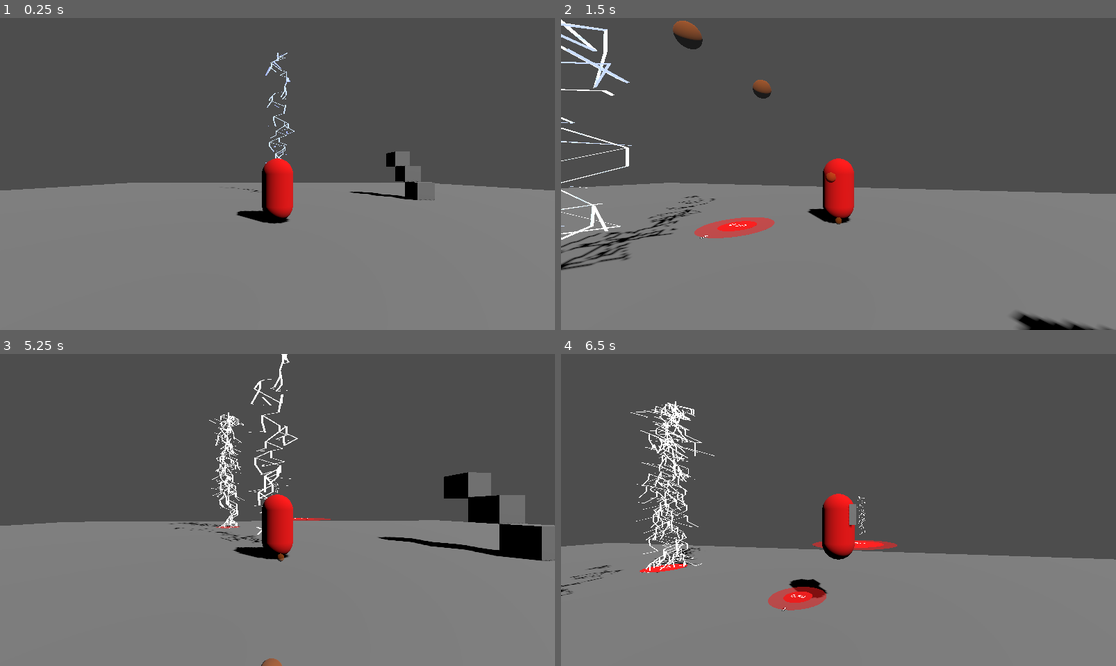
Above: before the commit, frames 1-4 (two rows, left to right).
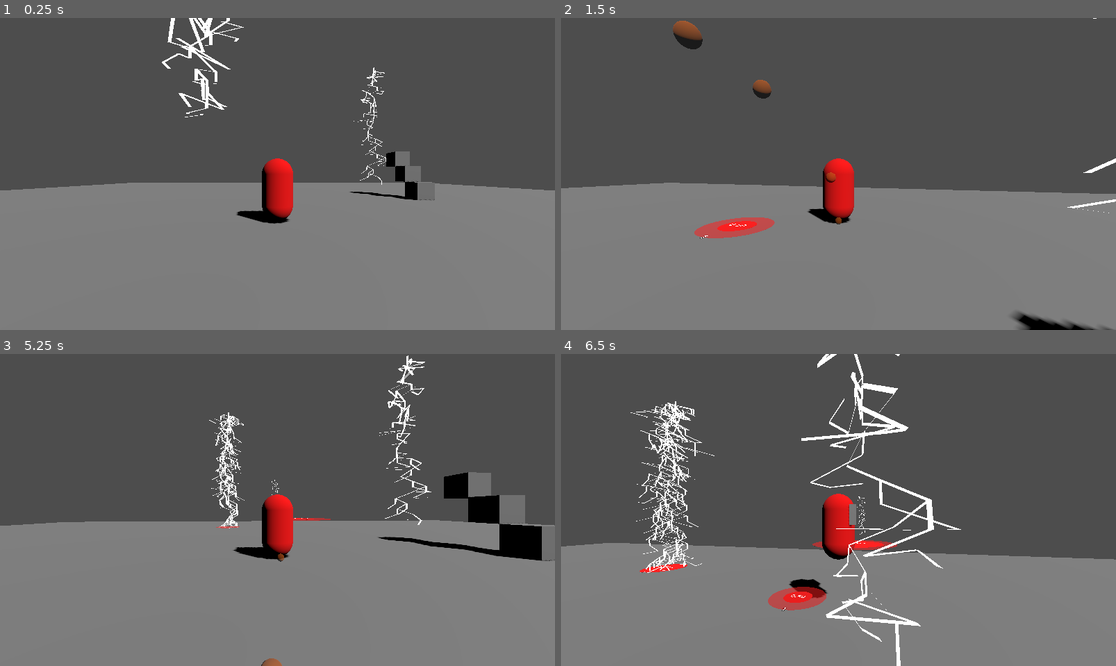
Above: after the commit, the same moments.

Repository: ZweiEuro/high_perf_cg
Game: Godot game, scene res://main_scene.tscn
Same seed, same stepped clock (60 frames per second), same inputs: the game is played once before the commit and once after it.
Inputs (mouse positions are in pixels of both pictures, inside the frame that each line leads up to):
- Up to frame 1 (0.25 s): no input
- Up to frame 2 (1.5 s): tap Enter at 0.5 s; move the mouse to (866, 174) at 0.52 s; hold W (Player Forward) from 0.53 s (still down); tap Shift (Dash) at 0.6, 1.35 s; tap Space (Player jump) at 0.77 s; move the mouse to (810, 174) at 1.27 s
- Up to frame 3 (5.25 s): keep holding W (Player Forward); tap Space (Player jump) at 1.52, 3.02, 3.77, 4.52 s; move the mouse to (288, 503) at 2.02 s; tap Shift (Dash) every 0.75 s from 2.1 to 5.1 s; move the mouse to (271, 516) at 2.77 s; move the mouse to (316, 513) at 3.52 s; move the mouse to (233, 506) at 4.27 s; tap R (Reset) at 5 s; move the mouse to (283, 510) at 5.02 s
- Up to frame 4 (6.5 s): move the mouse to (816, 503) at 5.77 s; release W (Player Forward) at 5.78 s; hold D (Player right) from 5.78 s (still down); tap Shift (Dash) at 5.85 s; tap Space (Player jump) at 6.02 s

The runs differ from the first frame. In frame 1, 1.2% of the frame differs, in the area x 29-70%, y 0-56%; in frame 2, 1.9%; in frame 3, 1.1%; in frame 4, 2.4%, in the area x 0-73%, y 0-100%.

Commit message:
shader that doesnt work

Diff:
--- a/alt_lightning/alt-lightning.gdshader
+++ b/alt_lightning/alt-lightning.gdshader
@@ -1,20 +1,51 @@
 shader_type spatial;
-render_mode cull_disabled;
+render_mode cull_disabled,blend_add,unshaded;
 
-uniform vec3 color_blue : source_color = vec3(0.2, 0.3, 1.0);
+uniform vec3 color_blue : source_color =  vec3(0.2, 0.3, 0.8);
 uniform vec3 color_white : source_color = vec3(1.0, 1.0, 1.0);
 uniform float flicker_speed = 10.0;
 uniform float blue_bias = 4.0; //higher = more blue vs white
 
+uniform sampler3D noise_texture;
+
+void vertex(){
+
+}
+
 void fragment() {
-	float flicker = (sin(TIME * flicker_speed) + 1.0) / 2.0; // [0-1]
-    flicker = pow(flicker, blue_bias);
+	/*
 
-    vec3 color = mix(color_blue, color_white, flicker);
+	vec3 world_pos = (inverse(MODEL_MATRIX) * inverse(VIEW_MATRIX) * vec4(VERTEX, 1.0)).xyz;
+	//float color_thirds = smoothstep(-0.4, -0.2, world_pos.x) * (1.0 - smoothstep(0.2, 0.4, world_pos.x));
 
+	// Alpha fade for glows
+	float side_alpha = 1.0 - smoothstep(0.5, 1.0, abs(world_pos.x));
+
+
+	//float flicker = (sin(TIME * flicker_speed) + 1.0) / 2.0; // [0-1]
+    //flicker = pow(flicker, blue_bias);
+
+	vec3 color = color_blue;
+	if(world_pos.z>0.4){
+		color = color_white;
+	}
+	if(world_pos.z<-0.4){
+		color = vec3(1.0,0.0,0.0);
+	}
+	// mix(color_blue, color_white, color_thirds);
+
+	vec3 noise = texture(noise_texture, world_pos * 0.5 + vec3(0.0, TIME * 0.2, 0.0)).rgb;
     // never have 0 brigthness -> otherwise random black flash
-    float brightness = clamp(flicker, 0.2, 1.0);
+   float brightness = 1.0;//clamp(flicker, 0.2, 1.0);
 
-    ALBEDO = color * brightness;
-   	EMISSION = color * brightness * 3.0; //glows
+	float alpha = side_alpha ;//* flicker;
+
+	ALBEDO = color * brightness * noise.r; // Use red channel of noise
+	EMISSION = color * brightness * noise.r * 2.0; // Glow effect
+	ALPHA = alpha; //* noise.r; // Combine alpha with noise
+
 }
+void light() {
+  //  DIFFUSE_LIGHT = color_white * 100.0; // optionally
+*/
+}
--- a/alt_lightning/alt_lightning.tscn
+++ b/alt_lightning/alt_lightning.tscn
@@ -1,12 +1,12 @@
 [gd_scene load_steps=5 format=3 uid="uid://bvuo37cr1wwmp"]
 
 [ext_resource type="Script" path="res://alt_lightning/multi_mesh_instance_3d.gd" id="1_7cfiw"]
-[ext_resource type="Shader" path="res://alt_lightning/alt-lightning.gdshader" id="1_8xj2g"]
+[ext_resource type="Shader" path="res://alt_lightning/alt-lightning.gdshader" id="1_kvhaj"]
 
 [sub_resource type="ShaderMaterial" id="ShaderMaterial_54nu6"]
 render_priority = 0
-shader = ExtResource("1_8xj2g")
-shader_parameter/color_blue = Color(0.2, 0.3, 1, 1)
+shader = ExtResource("1_kvhaj")
+shader_parameter/color_blue = Color(0.2, 0.3, 0.8, 1)
 shader_parameter/color_white = Color(1, 1, 1, 1)
 shader_parameter/flicker_speed = 10.0
 shader_parameter/blue_bias = 4.0
--- a/alt_lightning/hashlightning.gdshader
+++ b/alt_lightning/hashlightning.gdshader
@@ -68,5 +68,4 @@
 
 	ALPHA = 1.0;
 
-	ALBEDO.rgb = vec3(1.0, 0,0);
 }
--- /dev/null
+++ b/alt_lightning/lightning_noise.tres
@@ -0,0 +1,8 @@
+[gd_resource type="NoiseTexture3D" load_steps=2 format=3 uid="uid://c1j2pp4yf8xef"]
+
+[sub_resource type="FastNoiseLite" id="FastNoiseLite_4ylvf"]
+noise_type = 3
+frequency = 0.0756
+
+[resource]
+noise = SubResource("FastNoiseLite_4ylvf")
--- a/alt_lightning/multi_mesh_instance_3d.gd
+++ b/alt_lightning/multi_mesh_instance_3d.gd
@@ -110,7 +110,7 @@
 	create_mesh()
 	var lightning_material = ShaderMaterial.new()
 	lightning_material.shader = load("res://alt_lightning/alt-lightning.gdshader")
-	#walightning_material.shader = load("res://alt_lightning/hashlightning.gdshader")
+	#lightning_material.shader = load("res://alt_lightning/hashlightning.gdshader")
 
 	self.material_override = lightning_material
 
--- a/gameObjects/lightning/lightning/lightning.tscn
+++ b/gameObjects/lightning/lightning/lightning.tscn
@@ -1,17 +1,24 @@
 [gd_scene load_steps=8 format=3 uid="uid://6txft10b4if1"]
 
-[ext_resource type="Shader" path="res://gameObjects/lightning/lightning/lightning.gdshader" id="1_4neoo"]
+[ext_resource type="Shader" path="res://alt_lightning/hashlightning.gdshader" id="1_488rr"]
 [ext_resource type="Shader" path="res://gameObjects/lightning/lightning/lightning_particle_shader.gdshader" id="2_o6lkx"]
 [ext_resource type="Script" path="res://gameObjects/lightning/lightning/gpu_particles_3d.gd" id="3_hqmv2"]
 
-[sub_resource type="ShaderMaterial" id="ShaderMaterial_f0kxl"]
+[sub_resource type="ShaderMaterial" id="ShaderMaterial_fu4wu"]
 render_priority = 0
-shader = ExtResource("1_4neoo")
+shader = ExtResource("1_488rr")
 shader_parameter/effect_color = Color(0.2, 0.3, 0.8, 1)
+shader_parameter/octave_count = 10
+shader_parameter/amp_start = 0.5
+shader_parameter/amp_coeff = 0.5
+shader_parameter/freq_coeff = 2.0
+shader_parameter/speed = 0.5
+shader_parameter/direction = Vector2(0, 1)
+shader_parameter/thickness = 1.0
+shader_parameter/billboard = false
 
 [sub_resource type="QuadMesh" id="QuadMesh_ilfdx"]
-material = SubResource("ShaderMaterial_f0kxl")
-size = Vector2(1, 5)
+material = SubResource("ShaderMaterial_fu4wu")
 
 [sub_resource type="ShaderMaterial" id="ShaderMaterial_hjj20"]
 shader = ExtResource("2_o6lkx")
@@ -65,6 +72,7 @@
 }]
 
 [node name="Lightning" type="Node3D"]
+transform = Transform3D(-8.74228e-08, -2, 0, 2, -8.74228e-08, 0, 0, 0, 2, 0, 0, 0)
 
 [node name="MeshInstance3D" type="MeshInstance3D" parent="."]
 mesh = SubResource("QuadMesh_ilfdx")
--- a/main_scene.tscn
+++ b/main_scene.tscn
@@ -14,6 +14,20 @@
 size = Vector3(10, 10, 10)
 
 [node name="Main Scene" type="Node3D"]
+
+[node name="alt-lightning4" parent="." instance=ExtResource("6_nwlrt")]
+transform = Transform3D(1, 0, 0, 0, 1, 0, 0, 0, 1, -4.72658, 4.15183, 14.9197)
+skeleton = NodePath("../alt-lightning3")
+
+[node name="alt-lightning" parent="." instance=ExtResource("6_nwlrt")]
+transform = Transform3D(1, 0, 0, 0, 1, 0, 0, 0, 1, -2.12352, 3.87586, 0.478781)
+
+[node name="alt-lightning2" parent="." instance=ExtResource("6_nwlrt")]
+transform = Transform3D(0.382571, 0, -0.923926, 0, 1, 0, 0.923926, 0, 0.382571, 8.48997, 0.879011, -10.4902)
+
+[node name="alt-lightning3" parent="." instance=ExtResource("6_nwlrt")]
+transform = Transform3D(1, 0, 0, 0, 1, 0, 0, 0, 1, 6.57708, 1.75802, 9.94644)
+skeleton = NodePath("../alt-lightning2")
 
 [node name="DirectionalLight3D" type="DirectionalLight3D" parent="."]
 transform = Transform3D(0.707107, -0.5, 0.5, 0, 0.707107, 0.707107, -0.707107, -0.5, 0.5, 16.1515, 3.86242, 16.4154)
@@ -48,6 +62,3 @@
 
 [node name="CollisionShape3D" type="CollisionShape3D" parent="BigBox"]
 shape = SubResource("BoxShape3D_v5crj")
-
-[node name="alt-lightning" parent="." instance=ExtResource("6_nwlrt")]
-transform = Transform3D(1, 0, 0, 0, 1, 0, 0, 0, 1, 0, 1, -8.59614)
Not shown: 2 places in gameObjects/lightning/lightning/lightning.tscn that only renumber resources
